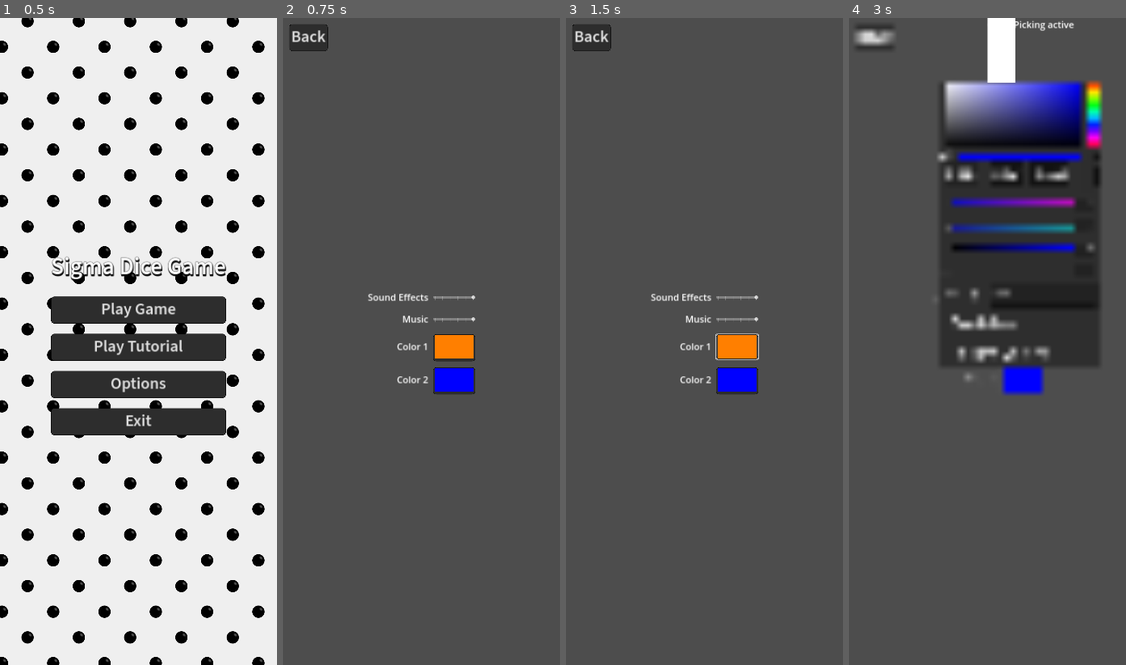
Above: before the commit, frames 1-4 (left to right).
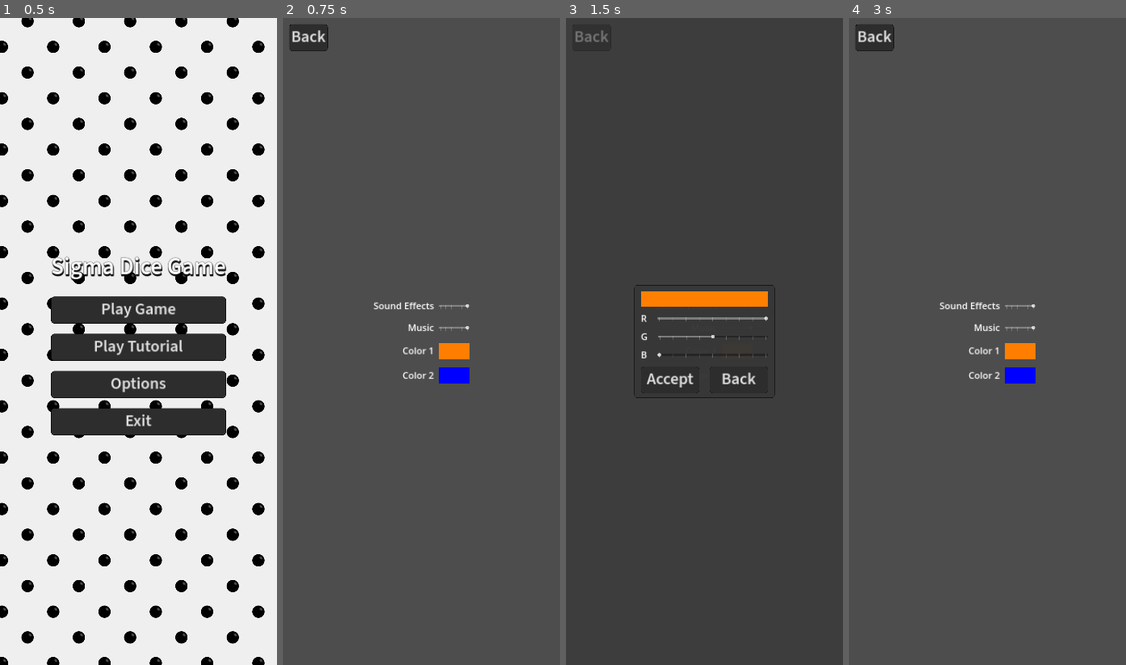
Above: after the commit, the same moments.

Repository: Inglo-Games/SigmaDiceGame
Game: Godot game, scene res://Scenes/Menus/MainMenu.tscn
Two runs of this game, one before a commit and one after it. Both use one fixed random seed, a clock stepped at 60 frames per second and the inputs below.
Inputs (mouse positions are in pixels of both pictures, inside the frame that each line leads up to):
- Up to frame 1 (0.5 s): no input
- Up to frame 2 (0.75 s): click "Options" at 0.5 s
- Up to frame 3 (1.5 s): click (737, 347) at 1.27 s
- Up to frame 4 (3 s): click (1020, 373) at 2.02 s; click (945, 153) at 2.77 s

Frame 1 is identical in both runs. In frame 2, 1.6% of the frame differs, in the area x 30-70%, y 42-59%; in frame 3, 4.1%; in frame 4, 26%, in the area x 2-92%, y 0-59%.

Commit message:
Replace ColorPickerButtons with TextureButtons

Diff:
--- a/game/Scenes/Menus/OptionMenu.gd
+++ b/game/Scenes/Menus/OptionMenu.gd
@@ -1,6 +1,7 @@
 extends Control
 
 
+# Names of settings that store colors for player to choose dice with
 const COLOR_A_SETTING = "user_settings/colors/dice_color_a"
 const COLOR_B_SETTING = "user_settings/colors/dice_color_b"
 
@@ -9,8 +10,8 @@
 	# Set widgets to reflect current values
 	$GridContainer/SfxSlider.value = ProjectSettings.get_setting(AudioManager.SFX_SETTING)
 	$GridContainer/BgmSlider.value = ProjectSettings.get_setting(AudioManager.BGM_SETTING)
-	$GridContainer/ColorPickerA.color = ProjectSettings.get_setting(COLOR_A_SETTING)
-	$GridContainer/ColorPickerB.color = ProjectSettings.get_setting(COLOR_B_SETTING)
+	# Set textures for color picker buttons
+	_on_new_color_selected()
 
 
 # Handle "Back" action in Android OS
@@ -37,13 +38,42 @@
 	AudioManager.set_audio_busses()
 
 
-# Triggered by ColorPicker1 value being changed; updates first color setting
-func _on_color_picker_1_color_changed(color:Color):
-	$ButtonClickAudio.play()
-	ProjectSettings.set_setting(COLOR_A_SETTING, color)
+# Triggered by clicking the TextureButton for color A; creates a
+# SimpleColorPicker popup and connects it to the color update function
+func _on_texture_button_a_pressed():
+	var picker = ColorPickerFactory.create_picker(COLOR_A_SETTING)
+	picker.color_selected.connect(_on_new_color_selected)
+	add_child(picker)
 
 
-# Triggered by ColorPicker2 value being changed; updates second color setting
-func _on_color_picker_2_color_changed(color:Color):
-	$ButtonClickAudio.play()
-	ProjectSettings.set_setting(COLOR_B_SETTING, color)
+# Triggered by clicking the TextureButton for color B; creates a
+# SimpleColorPicker popup and connects it to the color update function
+func _on_texture_button_b_pressed():
+	var picker = ColorPickerFactory.create_picker(COLOR_B_SETTING)
+	picker.color_selected.connect(_on_new_color_selected)
+	add_child(picker)
+
+
+# Triggered by player selecting a new color via SimpleColorPicker popup, update
+# the colors displayed on both color TextureButtons
+func _on_new_color_selected():
+	_set_texture_color(
+		$GridContainer/TextureButtonA,
+		ProjectSettings.get_setting(COLOR_A_SETTING)
+	)
+	_set_texture_color(
+		$GridContainer/TextureButtonB,
+		ProjectSettings.get_setting(COLOR_B_SETTING)
+	)
+
+
+# Helper function to set a GradientTexture2D to a single given color
+func _set_texture_color(button:TextureButton, color:Color):
+	# Create a new Gradient with just the given color
+	var new_gradient = Gradient.new()
+	new_gradient.set_color(0, color)
+	new_gradient.set_color(1, color)
+	# Set the texture's gradient to the new one
+	button.texture_normal.gradient = new_gradient
+	button.texture_pressed.gradient = new_gradient
+	button.texture_hover.gradient = new_gradient
--- a/game/Scenes/Menus/OptionMenu.tscn
+++ b/game/Scenes/Menus/OptionMenu.tscn
@@ -1,8 +1,30 @@
-[gd_scene load_steps=4 format=3 uid="uid://dhne06yd0qj4y"]
+[gd_scene load_steps=12 format=3 uid="uid://dhne06yd0qj4y"]
 
 [ext_resource type="Theme" uid="uid://8bcavu88mft3" path="res://Themes/MainTheme.tres" id="1_bjqij"]
 [ext_resource type="Script" path="res://Scenes/Menus/OptionMenu.gd" id="1_ls51q"]
 [ext_resource type="AudioStream" uid="uid://cthykgub1p0wm" path="res://Assets/sfx/click.wav" id="3_y8rb0"]
+
+[sub_resource type="Gradient" id="Gradient_nqy55"]
+
+[sub_resource type="GradientTexture2D" id="GradientTexture2D_7nrbc"]
+gradient = SubResource("Gradient_nqy55")
+
+[sub_resource type="GradientTexture2D" id="GradientTexture2D_7xo8i"]
+gradient = SubResource("Gradient_nqy55")
+
+[sub_resource type="GradientTexture2D" id="GradientTexture2D_laddg"]
+gradient = SubResource("Gradient_nqy55")
+
+[sub_resource type="Gradient" id="Gradient_sq8m7"]
+
+[sub_resource type="GradientTexture2D" id="GradientTexture2D_73ich"]
+gradient = SubResource("Gradient_sq8m7")
+
+[sub_resource type="GradientTexture2D" id="GradientTexture2D_d2nfs"]
+gradient = SubResource("Gradient_sq8m7")
+
+[sub_resource type="GradientTexture2D" id="GradientTexture2D_7t5ae"]
+gradient = SubResource("Gradient_sq8m7")
 
 [node name="OptionMenu" type="Control"]
 layout_mode = 3
@@ -75,18 +97,24 @@
 text = "Color 1"
 horizontal_alignment = 2
 
-[node name="ColorPickerA" type="ColorPickerButton" parent="GridContainer"]
+[node name="TextureButtonA" type="TextureButton" parent="GridContainer"]
 layout_mode = 2
-text = "Color"
+texture_normal = SubResource("GradientTexture2D_7nrbc")
+texture_pressed = SubResource("GradientTexture2D_7xo8i")
+texture_hover = SubResource("GradientTexture2D_laddg")
+stretch_mode = 0
 
 [node name="ColorLabelB" type="Label" parent="GridContainer"]
 layout_mode = 2
 text = "Color 2"
 horizontal_alignment = 2
 
-[node name="ColorPickerB" type="ColorPickerButton" parent="GridContainer"]
+[node name="TextureButtonB" type="TextureButton" parent="GridContainer"]
 layout_mode = 2
-text = "Color"
+texture_normal = SubResource("GradientTexture2D_73ich")
+texture_pressed = SubResource("GradientTexture2D_d2nfs")
+texture_hover = SubResource("GradientTexture2D_7t5ae")
+stretch_mode = 0
 
 [node name="ButtonClickAudio" type="AudioStreamPlayer" parent="."]
 stream = ExtResource("3_y8rb0")
@@ -95,5 +123,5 @@
 [connection signal="pressed" from="BackButton" to="." method="_on_back_button_pressed"]
 [connection signal="value_changed" from="GridContainer/SfxSlider" to="." method="_on_sfx_slider_value_changed"]
 [connection signal="value_changed" from="GridContainer/BgmSlider" to="." method="_on_bgm_slider_value_changed"]
-[connection signal="color_changed" from="GridContainer/ColorPickerA" to="." method="_on_color_picker_1_color_changed"]
-[connection signal="color_changed" from="GridContainer/ColorPickerB" to="." method="_on_color_picker_2_color_changed"]
+[connection signal="pressed" from="GridContainer/TextureButtonA" to="." method="_on_texture_button_a_pressed"]
+[connection signal="pressed" from="GridContainer/TextureButtonB" to="." method="_on_texture_button_b_pressed"]
--- a/game/Scenes/Menus/SimpleColorPicker.gd
+++ b/game/Scenes/Menus/SimpleColorPicker.gd
@@ -1,5 +1,8 @@
 extends Control
 class_name SimpleColorPicker
+
+
+signal color_selected
 
 # Set the setting name that this popup would change the color of
 var color_setting : String = ""
@@ -36,6 +39,7 @@
 # Triggered by "Accept" button, record the color to the ProjectSettings
 func _on_ok_button_pressed():
 	ProjectSettings.set_setting(color_setting, _get_color_from_sliders())
+	color_selected.emit()
 	self.queue_free()
 
 
